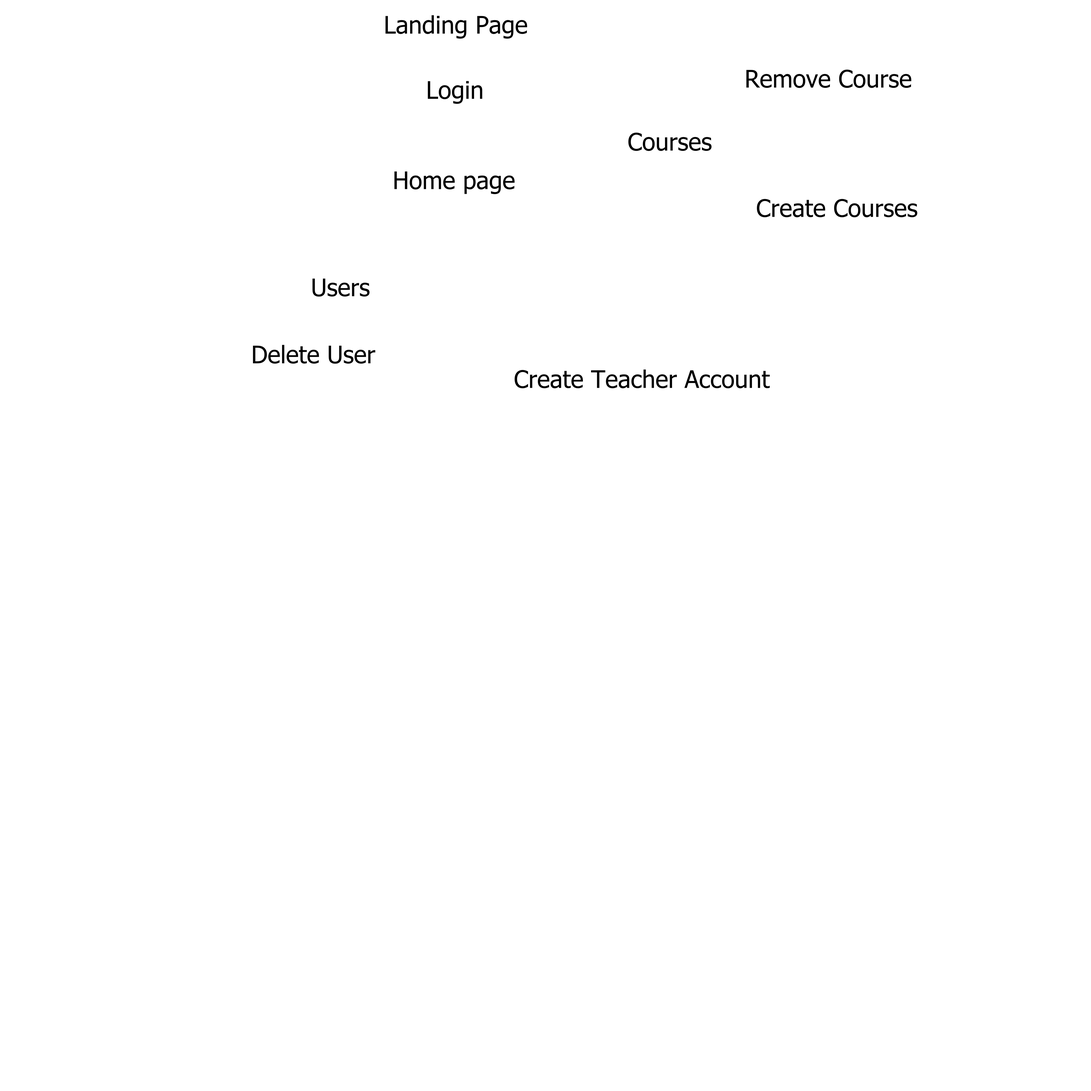
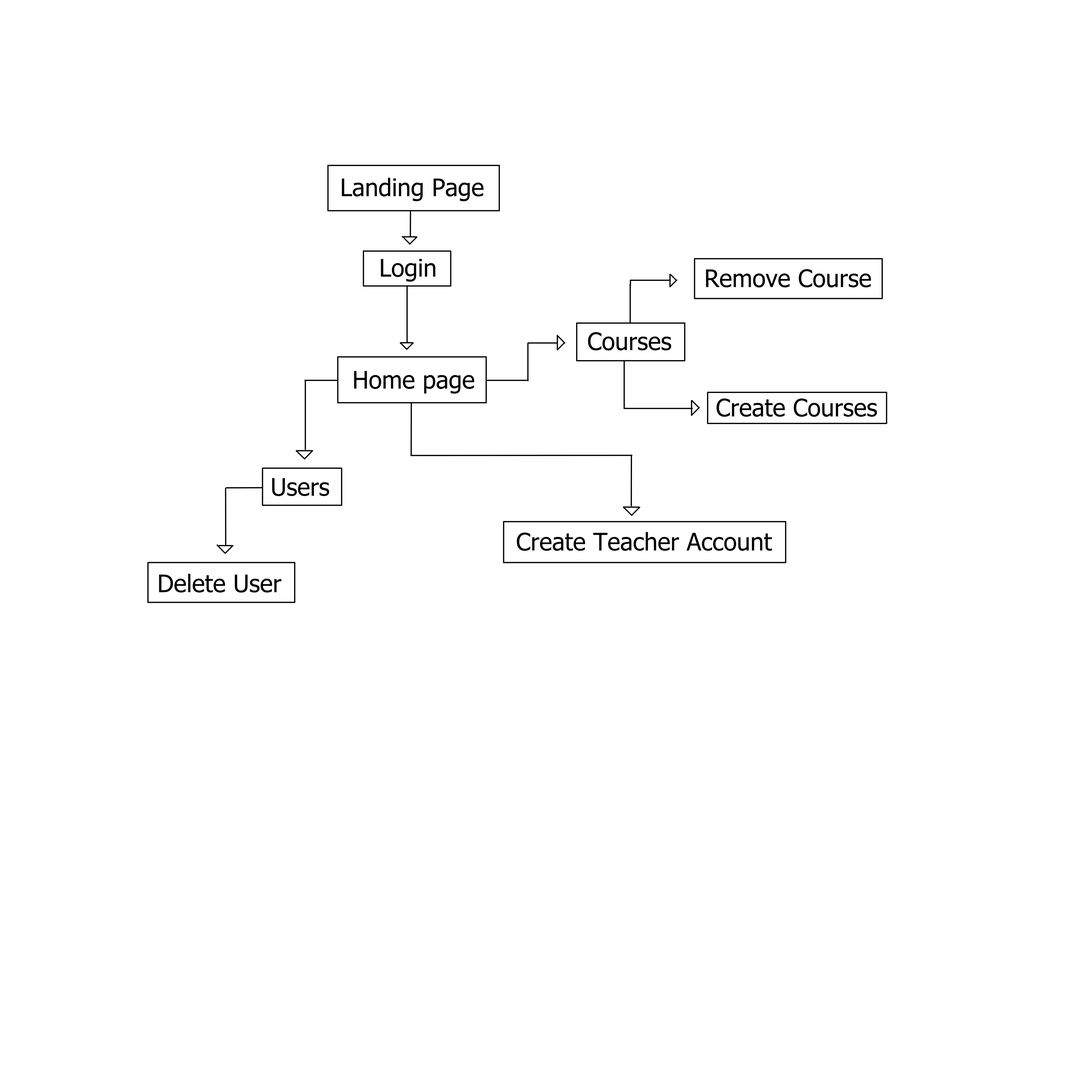
Layers edited between the first and the second w=1091, h=1091 image:
painted on "Layer 1" over [147, 164, 891, 604]
